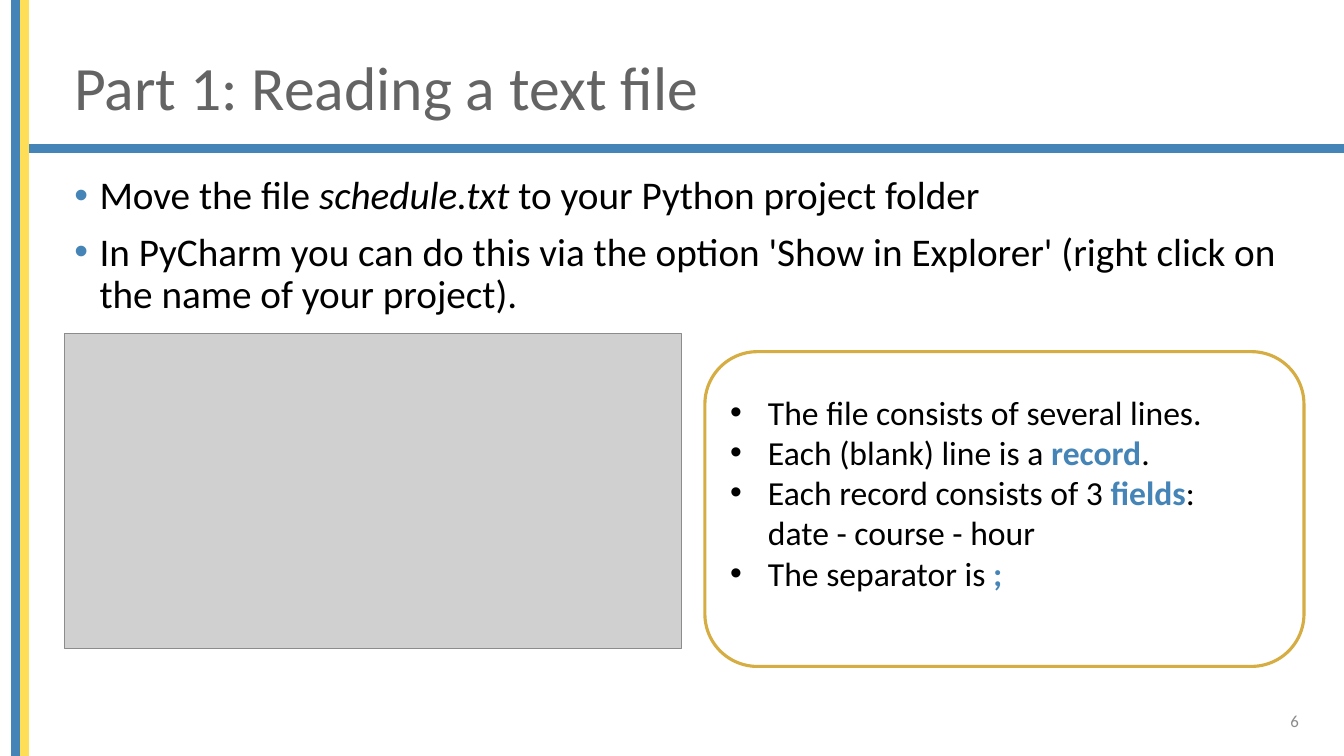
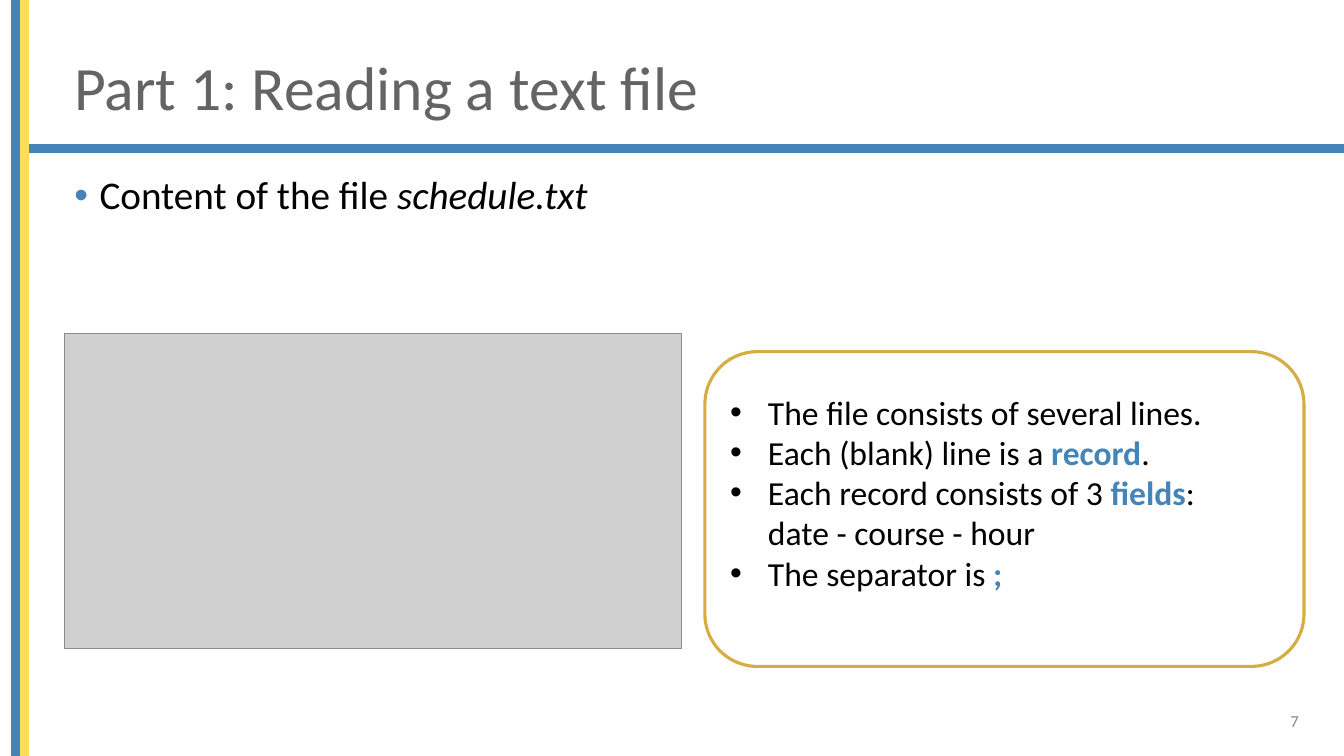
Before and after one commit to brentpulmansTM/Beobank-October-2022, a slide deck: slide 7 of Basic_python/7 Text files.pptx (slide 6 before the commit). Drawn at 1344x756 pixels with LibreOffice and Linux fonts; fonts in the diff are those of the drawing; grey boxes stand for pictures; background and template pictures are left out. Boxes give left, top, right and bottom in pixels: in the first picture for what was removed or moved away, otherwise in the second. Text is boxed around its words. In the diff, an @@ line names an element or a change of style, - is before the commit and + after.

```diff
--- a/Basic_python/7 Text files.pptx
+++ b/Basic_python/7 Text files.pptx
@@ text at bbox=[100, 181, 587, 210]: text changed @@
-• Move the file schedule.txt to your Python project folder
-• In PyCharm you can do this via the option 'Show in Explorer' (right click on the name of your project).
+• Content of the file schedule.txt
@@ page number at bbox=[1290, 716, 1298, 727]: text changed @@
-6
+7
```
Also in this commit, not shown: 1 slide added, 3 other files.
